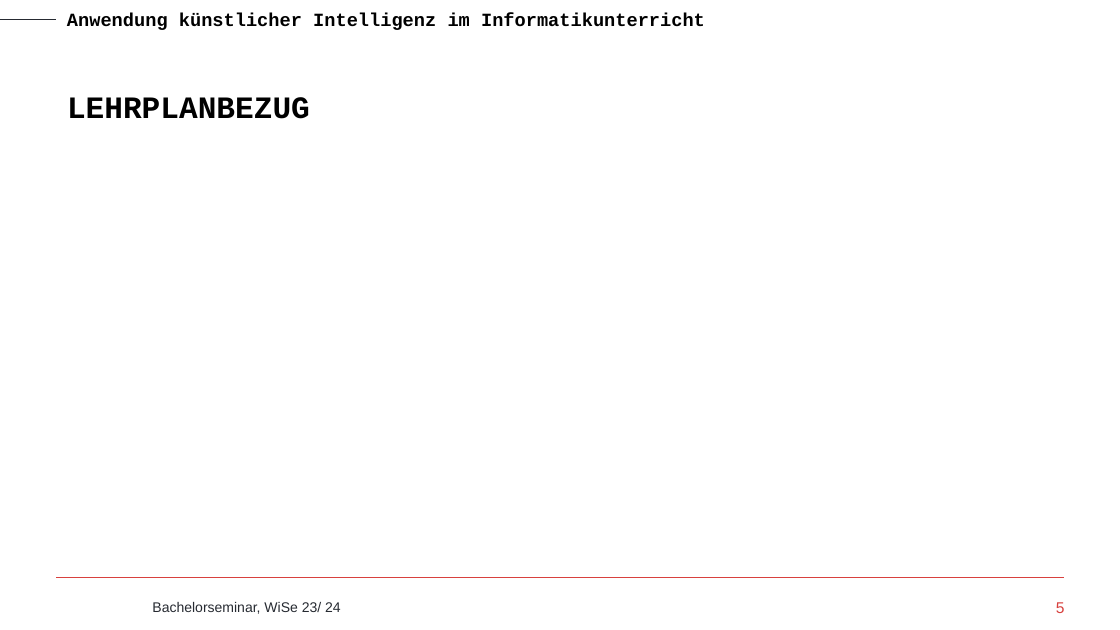
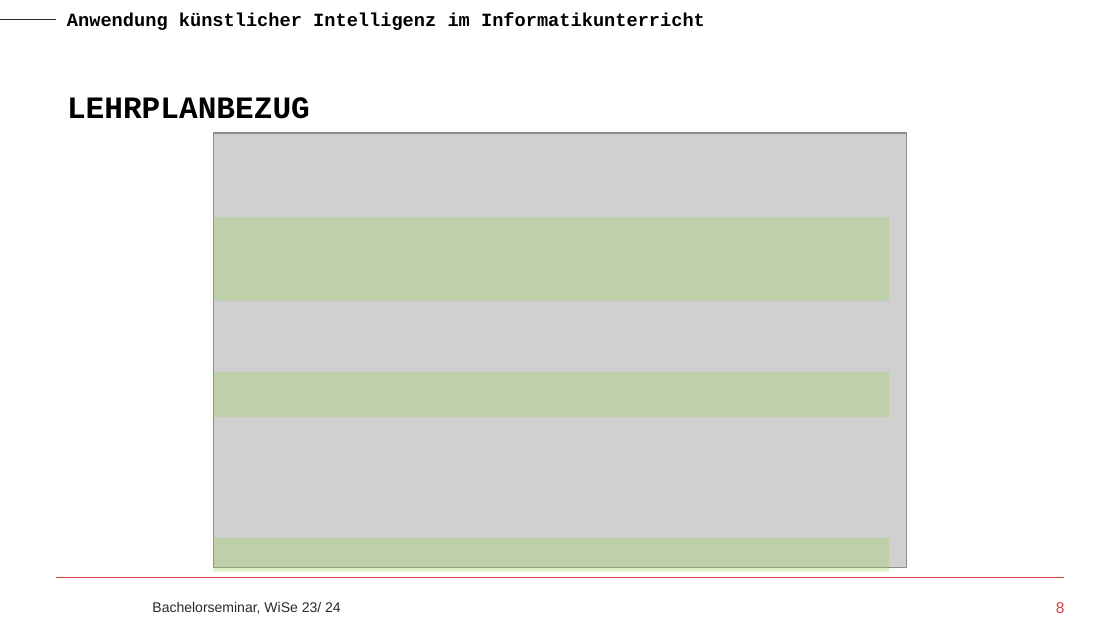
Before and after one commit to tira-io/tira-for-school, a slide deck: slide 8 of Bachelorseminar/Vortrag.pptx (slide 5 before the commit). Drawn at 1120x630 pixels with LibreOffice and Linux fonts; fonts in the diff are those of the drawing; grey boxes stand for pictures; background and template pictures are left out. Boxes give left, top, right and bottom in pixels: in the first picture for what was removed or moved away, otherwise in the second. Text is boxed around its words. In the diff, an @@ line names an element or a change of style, - is before the commit and + after.

```diff
--- a/Bachelorseminar/Vortrag.pptx
+++ b/Bachelorseminar/Vortrag.pptx
@@ picture added at <box>213,133,906,568</box> @@
@@ rectangle added at <box>213,217,889,300</box>, fill #92D050 at 30% opacity @@
@@ rectangle added at <box>213,372,889,418</box>, fill #92D050 at 30% opacity @@
@@ rectangle added at <box>213,538,889,571</box>, fill #92D050 at 30% opacity @@
@@ page number at <box>1056,602,1065,613</box>: text changed @@
-5
+8
```
Also in this commit, not shown: 4 other slides changed, 7 slides added, 1 slide removed, 1 other file.
